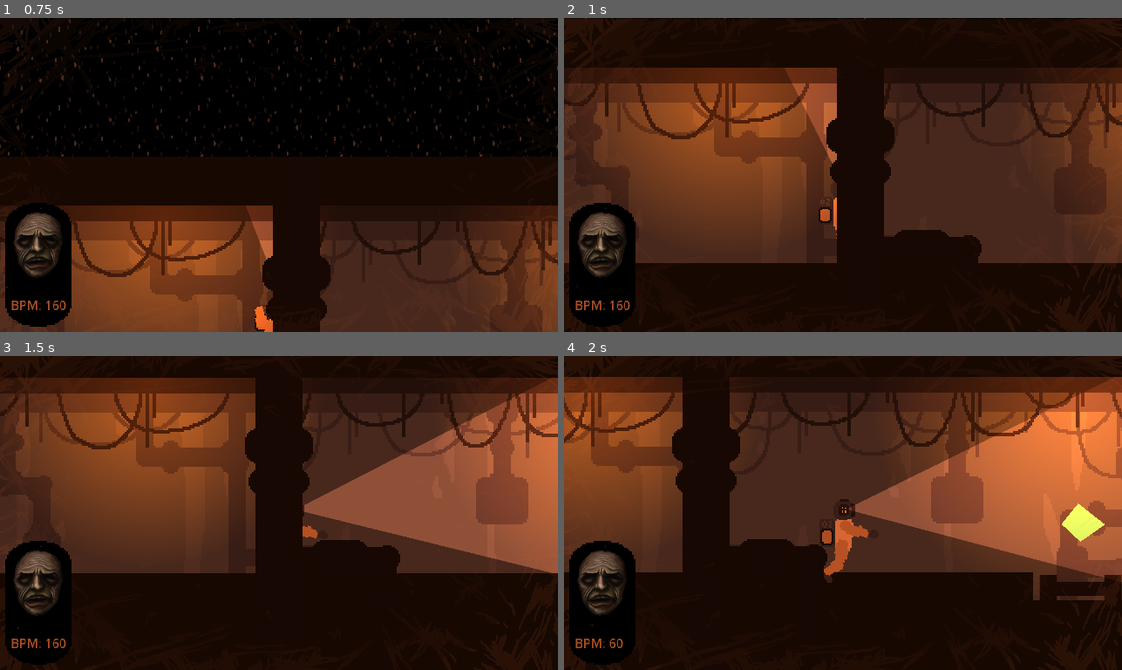
Above: before the commit, frames 1-4 (two rows, left to right).
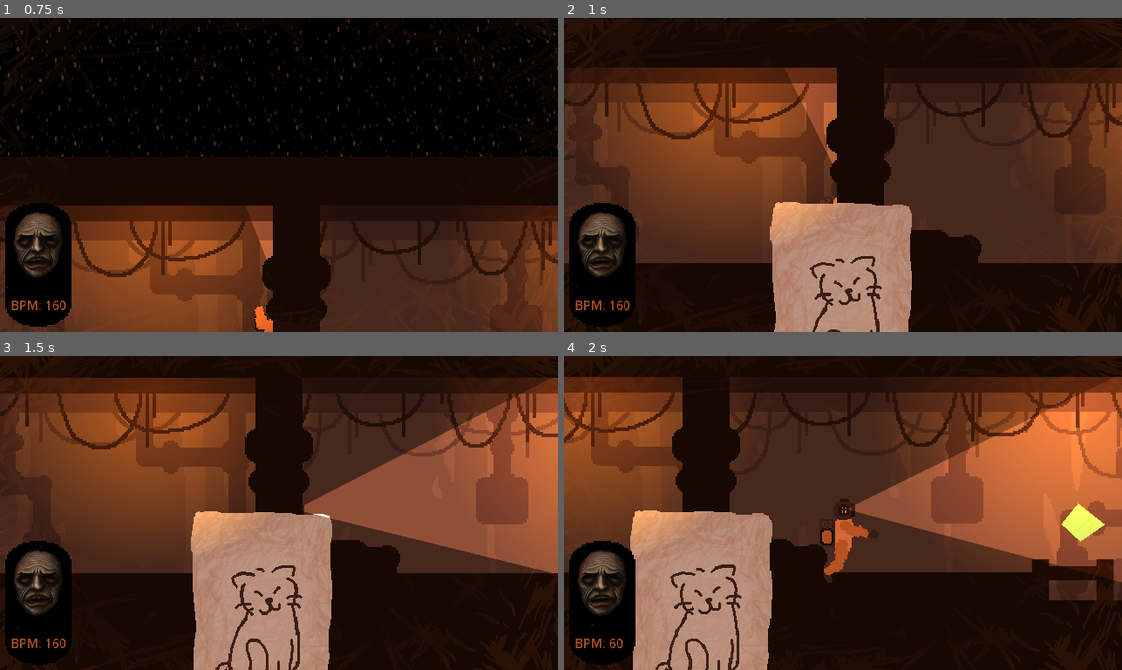
Above: after the commit, the same moments.

Repository: Parker-Vetter/SubwayUnderSea
Game: Godot game, scene res://Scenes/main_menu.tscn
Two runs of this game, one before a commit and one after it. Both use one fixed random seed, a clock stepped at 60 frames per second and the inputs below.
Inputs (mouse positions are in pixels of both pictures, inside the frame that each line leads up to):
- Up to frame 1 (0.75 s): click "PLAY" at 0.5 s
- Up to frame 2 (1 s): no input
- Up to frame 3 (1.5 s): move the mouse to (401, 497) at 1.27 s; hold D (right) from 1.28 s (still down); tap Space (interact) at 1.35 s
- Up to frame 4 (2 s): keep holding D (right)

Frame 1 is identical in both runs. In frame 2, 10% of the frame differs, in the area x 36-63%, y 58-100%; in frame 3, 12%; in frame 4, 14%, in the area x 11-100%, y 49-100%.

Commit message:
things are cookin rn

Diff:
--- a/subwaysea/Scenes/MainScene.tscn
+++ b/subwaysea/Scenes/MainScene.tscn
@@ -15,14 +15,12 @@
 [ext_resource type="Texture2D" uid="uid://c7fh2ch28etqe" path="res://assets/Backgrounds/hanging_cables_foreground.png" id="8_x8q07"]
 [ext_resource type="Script" path="res://Scripts/playerUIFollow.gd" id="9_bsjgf"]
 [ext_resource type="Texture2D" uid="uid://b1ld0rjn6hd8u" path="res://assets/Backgrounds/foreground_pipes.png" id="9_frhj4"]
-[ext_resource type="Texture2D" uid="uid://b32pm3thjeb8w" path="res://assets/cat_photo.png" id="11_8sp0x"]
 [ext_resource type="PackedScene" uid="uid://c7wtkgsvif50g" path="res://level_making/ladder.tscn" id="11_y1uls"]
 [ext_resource type="PackedScene" uid="uid://s3pth3bvbbvt" path="res://Scenes/Sanity System.tscn" id="12_e13pe"]
 [ext_resource type="PackedScene" uid="uid://gnxhj7qlcejs" path="res://Scenes/FaceDisplay.tscn" id="13_eu4yb"]
 [ext_resource type="PackedScene" uid="uid://smk00qmpdu36" path="res://Scenes/Supply Grabber/supplyGrabber.tscn" id="14_61kdm"]
 [ext_resource type="Script" path="res://Scripts/ComponentSpawner/componentSpawner.gd" id="15_rset8"]
 [ext_resource type="PackedScene" uid="uid://dvotvnd110mnm" path="res://Scenes/BreakerBox.tscn" id="16_yne7g"]
-[ext_resource type="Texture2D" uid="uid://e5gvb71liegp" path="res://assets/component spawner.png" id="22_7k725"]
 
 [sub_resource type="CanvasItemMaterial" id="CanvasItemMaterial_upv4y"]
 light_mode = 2
@@ -249,75 +247,6 @@
 texture = ExtResource("9_frhj4")
 centered = false
 
-[node name="Cat Room (Basement)" type="Polygon2D" parent="Parallax Interior"]
-modulate = Color(0.605274, 0.605274, 0.605274, 1)
-clip_children = 1
-polygon = PackedVector2Array(1096, 1172, 1616, 1171, 1617, 1417, 1087, 1413)
-
-[node name="Parallax2D" type="Parallax2D" parent="Parallax Interior/Cat Room (Basement)"]
-scroll_scale = Vector2(0.86, 1)
-scroll_offset = Vector2(-161.125, 0)
-
-[node name="Sprite2D" type="Sprite2D" parent="Parallax Interior/Cat Room (Basement)/Parallax2D"]
-position = Vector2(1340, 1244)
-rotation = 0.190592
-scale = Vector2(0.31761, 0.31761)
-texture = ExtResource("11_8sp0x")
-
-[node name="Sprite2D2" type="Sprite2D" parent="Parallax Interior/Cat Room (Basement)/Parallax2D"]
-position = Vector2(1410, 1293)
-rotation = -0.349776
-scale = Vector2(0.31761, 0.31761)
-texture = ExtResource("11_8sp0x")
-
-[node name="Sprite2D3" type="Sprite2D" parent="Parallax Interior/Cat Room (Basement)/Parallax2D"]
-position = Vector2(1529.16, 1274.62)
-rotation = -0.185903
-scale = Vector2(0.505713, 0.505713)
-texture = ExtResource("11_8sp0x")
-
-[node name="Sprite2D4" type="Sprite2D" parent="Parallax Interior/Cat Room (Basement)/Parallax2D"]
-position = Vector2(1522, 1382)
-rotation = -0.33629
-scale = Vector2(0.336467, 0.336467)
-texture = ExtResource("11_8sp0x")
-
-[node name="Sprite2D5" type="Sprite2D" parent="Parallax Interior/Cat Room (Basement)/Parallax2D"]
-position = Vector2(1366, 1329)
-rotation = 0.175114
-scale = Vector2(0.41195, 0.41195)
-texture = ExtResource("11_8sp0x")
-
-[node name="Sprite2D6" type="Sprite2D" parent="Parallax Interior/Cat Room (Basement)/Parallax2D"]
-position = Vector2(1462, 1316)
-rotation = 0.230457
-scale = Vector2(0.411527, 0.411527)
-texture = ExtResource("11_8sp0x")
-
-[node name="Sprite2D7" type="Sprite2D" parent="Parallax Interior/Cat Room (Basement)/Parallax2D"]
-position = Vector2(1285, 1299)
-rotation = -0.161731
-scale = Vector2(0.448114, 0.448114)
-texture = ExtResource("11_8sp0x")
-
-[node name="Sprite2D8" type="Sprite2D" parent="Parallax Interior/Cat Room (Basement)/Parallax2D"]
-position = Vector2(1430, 1237)
-rotation = -0.182556
-scale = Vector2(0.204403, 0.204403)
-texture = ExtResource("11_8sp0x")
-
-[node name="Sprite2D9" type="Sprite2D" parent="Parallax Interior/Cat Room (Basement)/Parallax2D"]
-position = Vector2(1217, 1270)
-rotation = 0.174907
-scale = Vector2(0.262994, 0.262994)
-texture = ExtResource("11_8sp0x")
-
-[node name="Sprite2D10" type="Sprite2D" parent="Parallax Interior/Cat Room (Basement)/Parallax2D"]
-position = Vector2(1254, 1365)
-rotation = 0.181709
-scale = Vector2(0.349057, 0.349057)
-texture = ExtResource("11_8sp0x")
-
 [node name="Floor" type="StaticBody2D" parent="."]
 position = Vector2(626, 599)
 
@@ -366,7 +295,6 @@
 [node name="Player" parent="." instance=ExtResource("1_eeyxp")]
 position = Vector2(534, 527)
 angular_damp = 66.313
-metadata/_edit_lock_ = true
 
 [node name="OxygenSystem" parent="." instance=ExtResource("7_8beuo")]
 z_index = -1
@@ -392,9 +320,6 @@
 [node name="CollisionShape2D" parent="Ladder/BottomOfLadder" index="0"]
 position = Vector2(66, 1)
 
-[node name="Ladder" parent="Ladder" index="2"]
-position = Vector2(45, 203)
-
 [node name="Path2D" parent="Ladder" index="3"]
 position = Vector2(6, 8)
 curve = SubResource("Curve2D_46uno")
@@ -419,9 +344,6 @@
 [node name="CollisionShape2D" parent="Ladder2/BottomOfLadder" index="0"]
 position = Vector2(62, 151)
 
-[node name="Ladder" parent="Ladder2" index="2"]
-position = Vector2(36, 196)
-
 [node name="Path2D" parent="Ladder2" index="3"]
 curve = SubResource("Curve2D_2h8we")
 
@@ -435,22 +357,24 @@
 position = Vector2(405, 525)
 metadata/_edit_lock_ = true
 
-[node name="CatPhoto" parent="SanitySystem" index="0"]
-position = Vector2(961, 784)
-scale = Vector2(0.5, 0.5)
-
 [node name="Sanity Debuff Area" parent="SanitySystem" index="1"]
 visible = false
+position = Vector2(-406, -520)
 
 [node name="CollisionPolygon2D" parent="SanitySystem/Sanity Debuff Area" index="0"]
-polygon = PackedVector2Array(-217, -125, 1336, -123, 1341, 228, 1805, 226, 1805, 484, 869, 492, 869, 598, 747, 599, 746.761, 487.658, -220, 491)
+visible = false
+position = Vector2(513.969, 591.5)
+scale = Vector2(8.2194, 4.84375)
+polygon = PackedVector2Array(-48, -48, 144, -48, 144.053, 26.7355, 201.478, 27.9742, 201.965, 83.5097, -48, 80)
 
 [node name="SanityBuffArea" parent="SanitySystem" index="2"]
 visible = false
+position = Vector2(-403, -522)
 
 [node name="CollisionShape2D" parent="SanitySystem/SanityBuffArea" index="0"]
-position = Vector2(897, 750)
-polygon = PackedVector2Array(-239, -59, 96, -64, 94, 115, -375, 114, -379, 34, -238, 31)
+visible = false
+position = Vector2(1312, 1269)
+polygon = PackedVector2Array(-63, -64, 264, -57, 264, 121, -208, 121, -209, 42, -59, 39)
 
 [node name="ColorRect" type="ColorRect" parent="."]
 visibility_layer = 0
@@ -469,23 +393,11 @@
 z_index = -1
 position = Vector2(1947, 876)
 
-[node name="ship" parent="SupplyGrabber" index="3"]
-color = Color(0.0901961, 0.0313726, 0.0117647, 1)
-polygon = PackedVector2Array(-13, -8, -7, -10, 0, -11, 5, -11, 10, -10, 15, -8, 18, -6, 21, -3, 22, 1, 21, 4, 18, 7, 15, 9, 10, 10, 2, 11, -7, 11, -13, 10, -17, 8, -20, 3, -20, -2, -18, -5)
-
 [node name="DebrisContainer" type="Node2D" parent="SupplyGrabber"]
 
 [node name="ComponentSpawner" type="Node2D" parent="."]
-position = Vector2(1629, 782)
+position = Vector2(1633, 756)
 script = ExtResource("15_rset8")
-metadata/_edit_group_ = true
-
-[node name="Sprite2D" type="Sprite2D" parent="ComponentSpawner"]
-light_mask = 0
-texture_filter = 1
-position = Vector2(0.999952, -5)
-scale = Vector2(2.95833, 2.95833)
-texture = ExtResource("22_7k725")
 
 [node name="BreakerBox" parent="." instance=ExtResource("16_yne7g")]
 z_index = -1
Not shown: 1 places in subwaysea/Scenes/MainScene.tscn that only renumber resources
